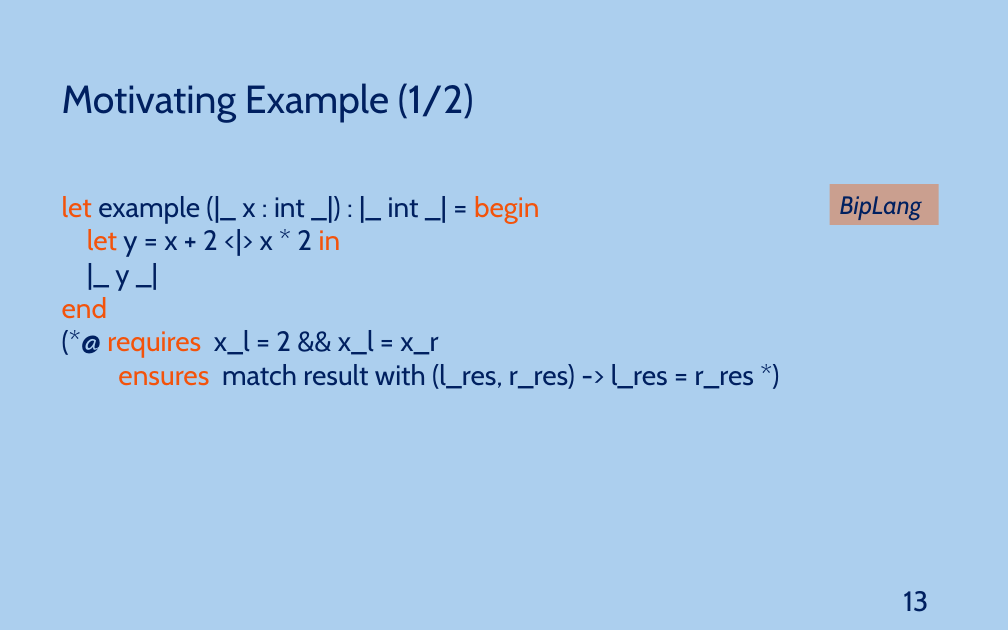
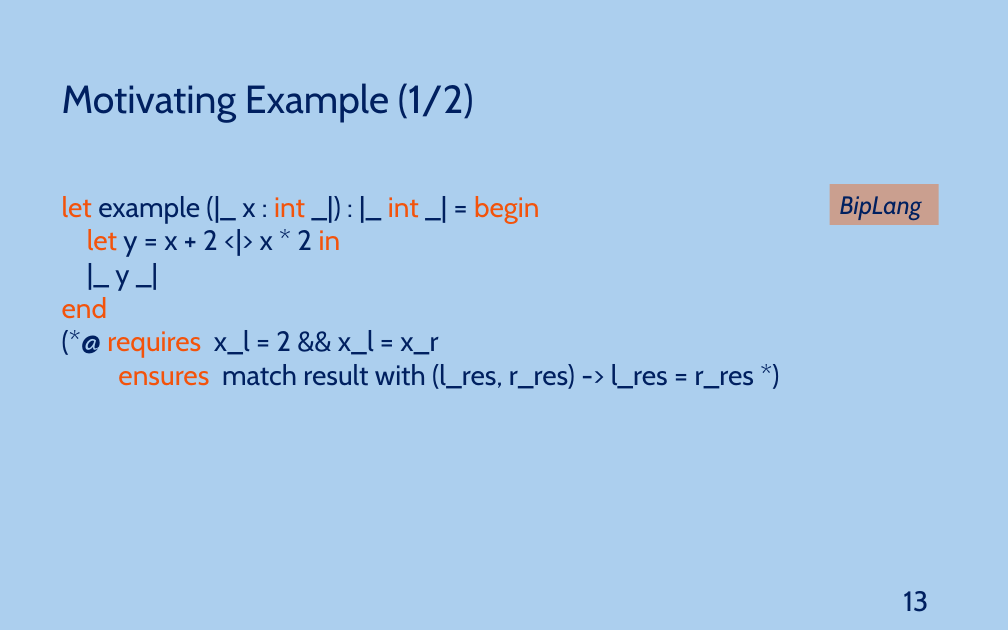
Before and after one commit to JoaoNini75/MasterThesis, a slide deck: slide 13 of tese/presentation/Ap Tese.pptx. Drawn at 1008x630 pixels with LibreOffice and Linux fonts; fonts in the diff are those of the drawing. Boxes give left, top, right and bottom in pixels: in the first picture for what was removed or moved away, otherwise in the second. Text is boxed around its words. In the diff, an @@ line names an element or a change of style, - is before the commit and + after.

```diff
--- a/tese/presentation/Ap Tese.pptx
+++ b/tese/presentation/Ap Tese.pptx
@@ text at <box>62,196,539,223</box>: text colour #002060 to #F3530B in "int int" @@
```
Also in this commit, not shown: 2 other slides changed.
